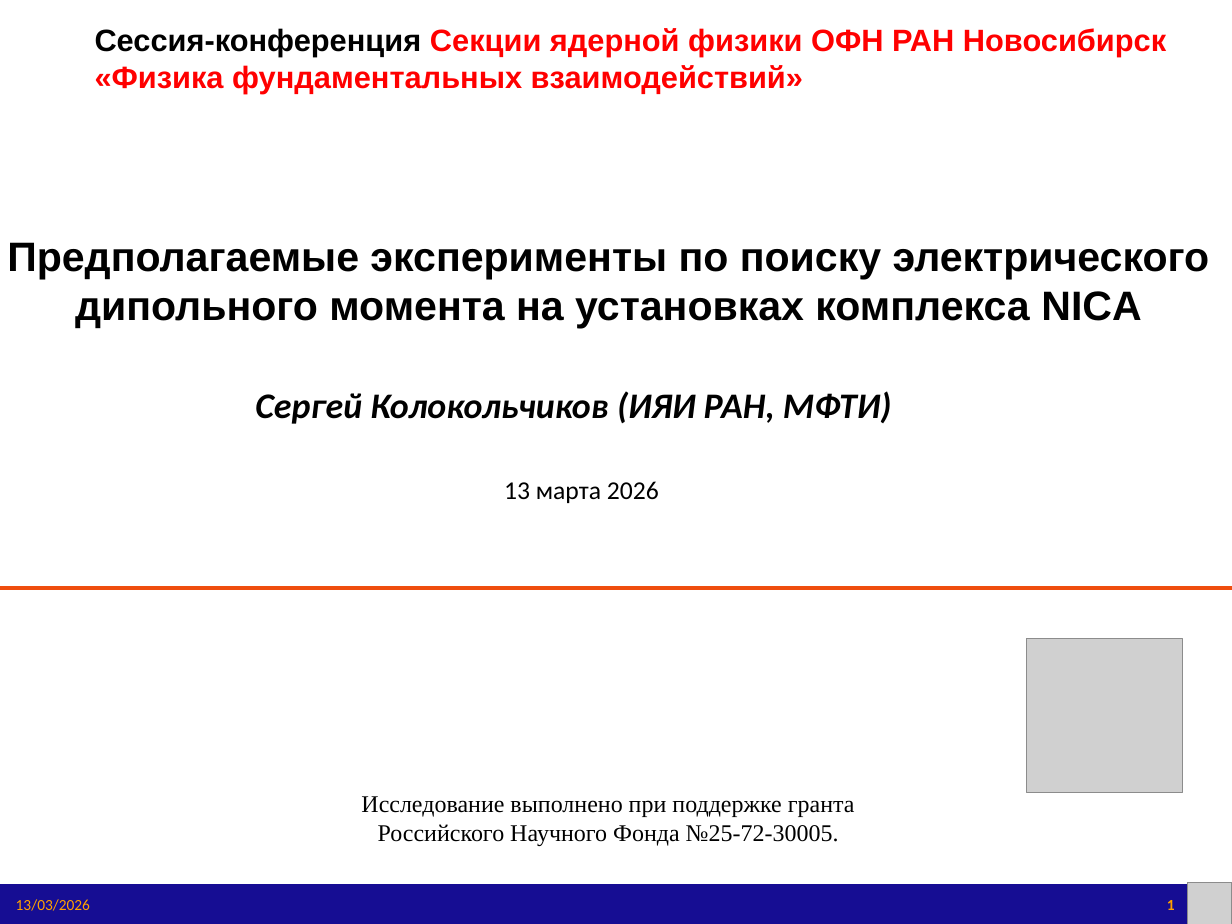
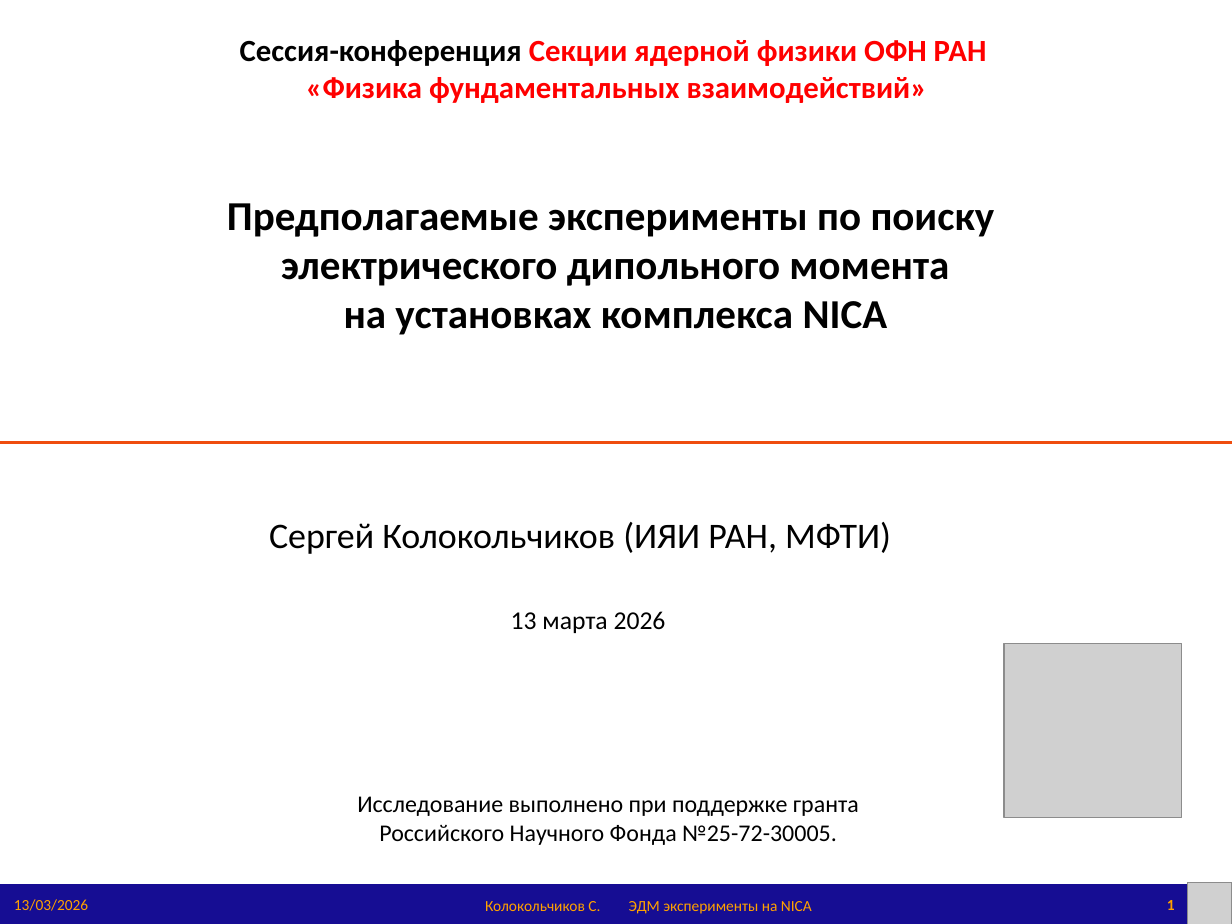
Before and after one commit to sergeybell/article, a slide deck: slide 1 of 2026/СЯФ'26/NSK'26_EDM_Kolokolchikov.pptx. Drawn at 1232x924 pixels with LibreOffice and Linux fonts; fonts in the diff are those of the drawing; grey boxes stand for pictures. Boxes give left, top, right and bottom in pixels: in the first picture for what was removed or moved away, otherwise in the second. Text is boxed around its words. In the diff, an @@ line names an element or a change of style, - is before the commit and + after.

```diff
--- a/2026/СЯФ'26/NSK'26_EDM_Kolokolchikov.pptx
+++ b/2026/СЯФ'26/NSK'26_EDM_Kolokolchikov.pptx
@@ text at bbox=[240, 40, 987, 103]: text changed; font Arial to Calibri @@
-Сессия-конференция Секции ядерной физики ОФН РАН Новосибирск
-«Физика фундаментальных взаимодействий»
+Сессия-конференция Секции ядерной физики ОФН РАН
+«Физика фундаментальных взаимодействий»
@@ text "Предполагаемые эксперименты по поиску электрического ...": place and size @@
-text "Предполагаемые эксперименты по поиску электрического ..." at bbox=[7, 242, 1210, 328]
+text "Предполагаемые эксперименты по поиску электрического ..." at bbox=[227, 203, 995, 335]
@@ text "Предполагаемые эксперименты по поиску электрического ..." at bbox=[227, 203, 995, 335]: font Arial to Calibri @@
@@ line moved from (0, 588) - (1232, 588) to (0, 442) - (1232, 442) @@
@@ text "Сергей Колокольчиков (ИЯИ РАН, МФТИ)": place and size @@
-text "Сергей Колокольчиков (ИЯИ РАН, МФТИ)" at bbox=[255, 391, 891, 503]
+text "Сергей Колокольчиков (ИЯИ РАН, МФТИ)" at bbox=[269, 522, 891, 633]
@@ text at bbox=[269, 522, 891, 554]: bold off, italic off in "Сергей Колокольчиков (ИЯИ РАН, МФТИ)" @@
@@ picture: place and size @@
-picture at bbox=[1026, 639, 1183, 793]
+picture at bbox=[1004, 643, 1181, 818]
@@ text "Исследование выполнено при поддержке гранта ..." at bbox=[357, 796, 859, 845]: font Times New Roman to Calibri @@
@@ text added at bbox=[485, 901, 600, 911], 9 pt, text #FFA100 @@
+Колокольчиков С.
@@ text added at bbox=[629, 901, 812, 914], 9 pt, text #FFA100 @@
+ЭДМ эксперименты на NICA
```
Also in this commit, not shown: 25 other slides changed, 5 slides added, 4 slides removed, 7 other files.
